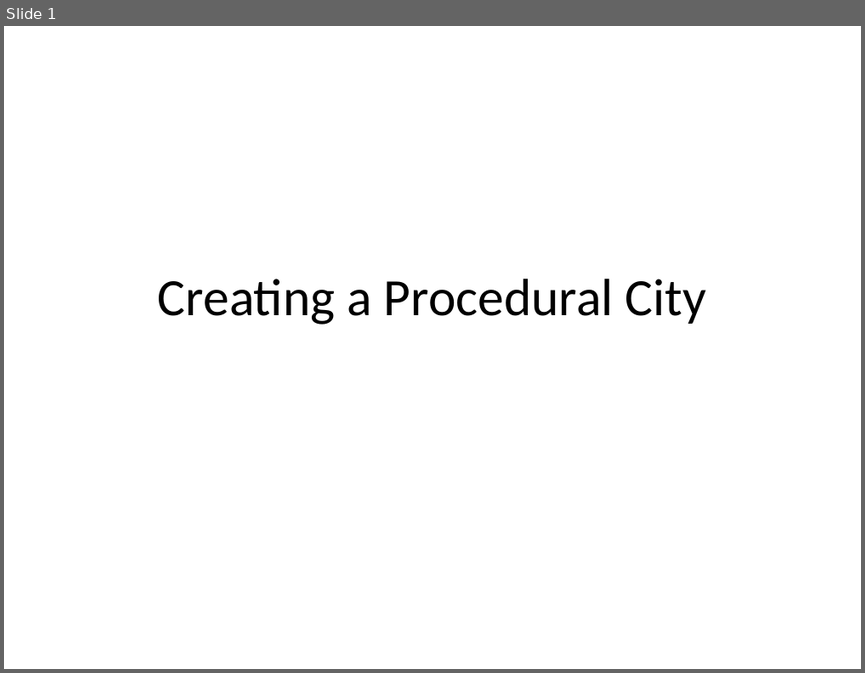
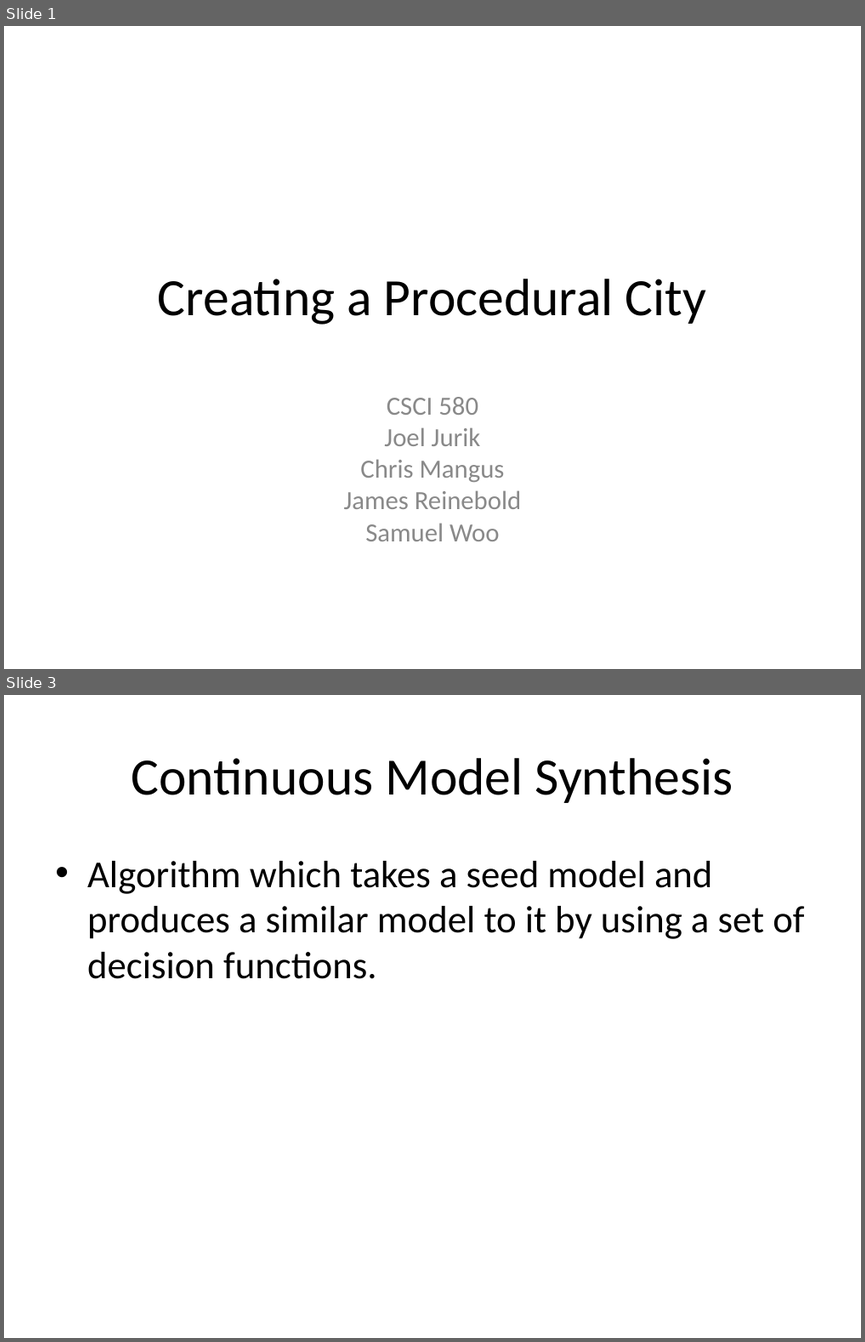
Before and after one commit to reinebold/cs580CMS, a slide deck: Documents/Creating a Procedural City.ppt. Shown one above the other, each under a label of ours: slide 1 before the commit, slides 1 and 3 after it; the slides between them are not shown. The pictures are 865x673 and 865x1342 pixels, drawn with LibreOffice and Linux fonts; fonts in the diff are those of the drawing. Boxes give left, top, right and bottom in pixels: in the first picture for what was removed or moved away, otherwise in the second. Text is boxed around its words. In the diff, an @@ line names an element or a change of style, - is before the commit and + after.

```diff
--- a/Documents/Creating a Procedural City.ppt
+++ b/Documents/Creating a Procedural City.ppt
@@ slide 3 added at (4, 695, 861, 1338), background #FFFFFF @@
@@ title added at (131, 758, 733, 803), 44 pt, text #000000 @@
+Continuous Model Synthesis
@@ text added at (87, 861, 804, 979), 32 pt, text #000000 @@
+• Algorithm which takes a seed model and produces a similar model to it by using a set of decision functions.
@@ slide 1 changed as well @@
@@ subtitle added at (344, 397, 521, 541), 22 pt, text #898989 @@
+CSCI 580
+Joel Jurik
+Chris Mangus
+James Reinebold
+Samuel Woo
```
Also in this commit, not shown: 7 other slides added.
